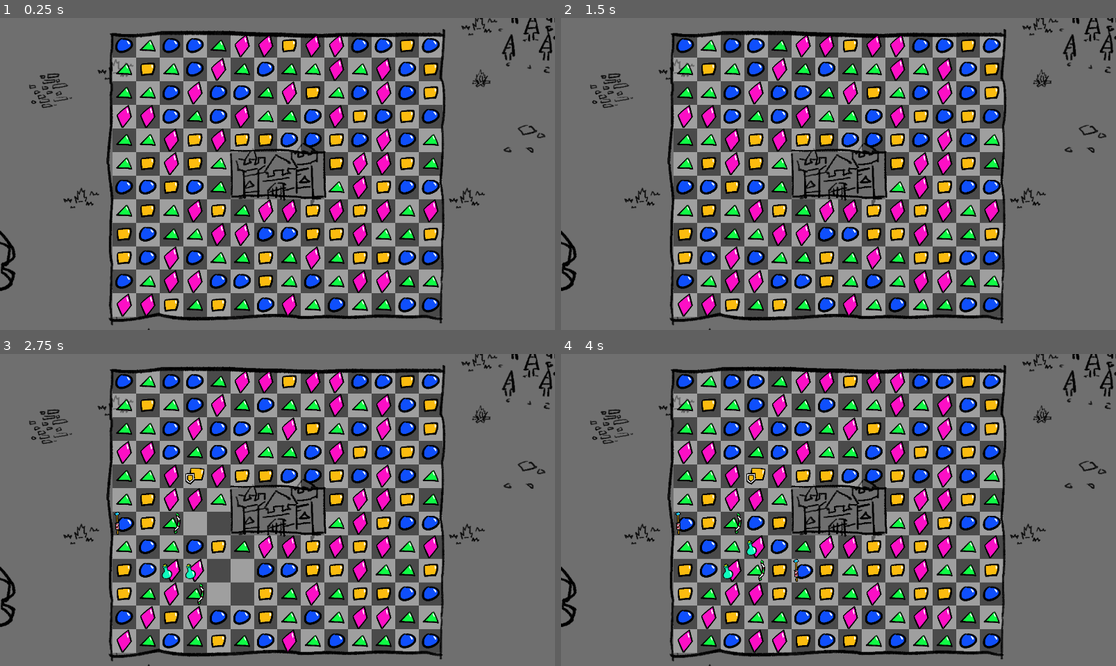
Above: before the commit, frames 1-4 (two rows, left to right).
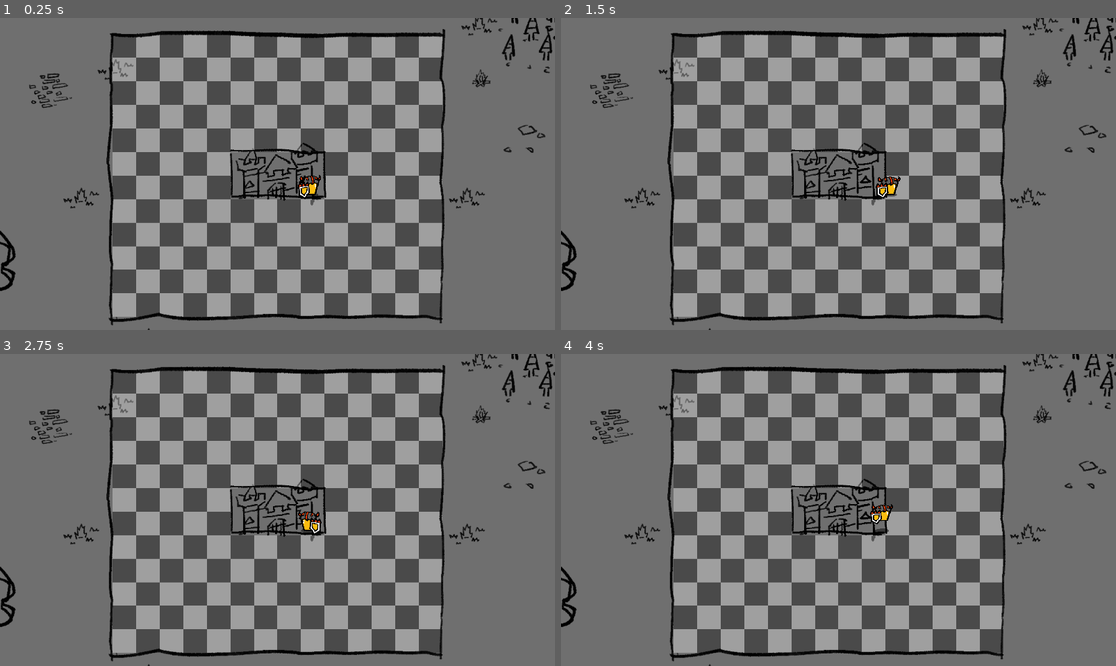
Above: after the commit, the same moments.

Repository: sdotyxz/playground_godot
Game: Godot game, scene res://puzzle_chess/level/main/main.tscn
Same seed, same stepped clock (60 frames per second), same inputs: the game is played once before the commit and once after it.
Inputs (mouse positions are in pixels of both pictures, inside the frame that each line leads up to):
- Up to frame 1 (0.25 s): no input
- Up to frame 2 (1.5 s): tap Enter (ui_accept) at 0.5, 0.77 s; move the mouse to (960, 158) at 0.52 s; hold Right (ui_right) 0.53-1.25 s; tap Z (unit_attack, bound only after the commit) at 0.6 s; click (960, 158) at 0.67 s; drag from (727, 189) to (810, 236) at 1.27 s
- Up to frame 3 (2.75 s): move the mouse to (333, 441) at 2.02 s; hold Left (ui_left) from 2.03 s (still down); tap Z (unit_attack, bound only after the commit) at 2.1 s
- Up to frame 4 (4 s): release Left (ui_left) at 2.75 s; drag from (810, 572) to (672, 463) at 2.77 s; move the mouse to (1005, 556) at 3.52 s; hold Right (ui_right) from 3.53 s (still down); tap Z (unit_attack, bound only after the commit) at 3.6 s; tap Enter (ui_accept) at 3.77 s

The runs differ from the first frame. In frame 1, 16% of the frame differs, in the area x 20-80%, y 5-96%; in frame 2, 16%; in frame 3, 16%; in frame 4, 17%.
Error after the commit: Invalid access of index '2' on a base object of type: 'Array'. (res://puzzle_chess/mecha/match3/match3grid.gd:164)

Commit message:
attack animation

Diff:
--- a/Game/project.godot
+++ b/Game/project.godot
@@ -31,3 +31,8 @@
 "events": [Object(InputEventMouseButton,"resource_local_to_scene":false,"resource_name":"","device":-1,"window_id":0,"a …(258 unchanged characters)…
 ]
 }
+unit_attack={
+"deadzone": 0.5,
+"events": [Object(InputEventKey,"resource_local_to_scene":false,"resource_name":"","device":-1,"window_id":0,"alt_pressed":false,"shift_pressed":false,"ctrl_pressed":false,"meta_pressed":false,"pressed":false,"keycode":0,"physical_keycode":90,"key_label":0,"unicode":122,"echo":false,"script":null)
+]
+}
--- a/Game/puzzle_chess/entity/units/unit/unit.gd
+++ b/Game/puzzle_chess/entity/units/unit/unit.gd
@@ -1,8 +1,10 @@
 extends CharacterBody2D
 
 @onready var animation_player = $AnimationPlayer
+@onready var body_sprite : Sprite2D = $Animation/Body
+@onready var animation : Node2D = $Animation
 
-const SPEED = 300.0
+@export var speed = 300.0
 const JUMP_VELOCITY = -400.0
 
 # Get the gravity from the project settings to be synced with RigidBody nodes.
@@ -10,6 +12,9 @@
 
 
 func _physics_process(delta):
+	if Input.is_action_just_pressed("unit_attack"):
+		animation_player.play("attack")
+
 	# Add the gravity.
 	if not is_on_floor():
 		velocity.y += gravity * delta
@@ -26,17 +31,22 @@
 		animation_player.play("move")
 
 	if direction_x != 0:
-		velocity.x = direction_x * SPEED
+		velocity.x = direction_x * speed
 	else:
-		velocity.x = move_toward(velocity.x, 0, SPEED)
+		velocity.x = move_toward(velocity.x, 0, speed)
 
 	if direction_y != 0:
-		velocity.y = direction_y * SPEED
+		velocity.y = direction_y * speed
 	else:
-		velocity.y = move_toward(velocity.y, 0, SPEED)
+		velocity.y = move_toward(velocity.y, 0, speed)
+
+	if direction_x < 0:
+		animation.scale = Vector2(-1, 1)
+	elif direction_x > 0:
+		animation.scale = Vector2(1, 1)
 
 	move_and_slide()
 
 func _on_animation_player_animation_finished(anim_name):
-	if anim_name == "move":
+	if anim_name == "move" || anim_name == "attack":
 		animation_player.play("idle")
--- a/Game/puzzle_chess/entity/units/unit/unit.tscn
+++ b/Game/puzzle_chess/entity/units/unit/unit.tscn
@@ -1,8 +1,8 @@
-[gd_scene load_steps=9 format=3 uid="uid://cnf1825yddqe"]
+[gd_scene load_steps=10 format=3 uid="uid://cnf1825yddqe"]
 
 [ext_resource type="Texture2D" uid="uid://d4bu4jej67ohc" path="res://puzzle_chess/entity/units/shadow.png" id="1_a46sd"]
 [ext_resource type="Script" path="res://puzzle_chess/entity/units/unit/unit.gd" id="1_ucv56"]
-[ext_resource type="Texture2D" uid="uid://2mexvjrswf4d" path="res://icon.svg" id="2_lh7fd"]
+[ext_resource type="Texture2D" uid="uid://c3b0q7vhlg3rk" path="res://puzzle_chess/entity/dots/dot_square_4.png" id="3_yp4iw"]
 
 [sub_resource type="CircleShape2D" id="CircleShape2D_op2mb"]
 
@@ -43,6 +43,118 @@
 "transitions": PackedFloat32Array(1),
 "update": 0,
 "values": [Vector2(0, 0)]
+}
+tracks/3/type = "value"
+tracks/3/imported = false
+tracks/3/enabled = true
+tracks/3/path = NodePath("Animation/Body:rotation")
+tracks/3/interp = 1
+tracks/3/loop_wrap = true
+tracks/3/keys = {
+"times": PackedFloat32Array(0),
+"transitions": PackedFloat32Array(1),
+"update": 0,
+"values": [0.0]
+}
+tracks/4/type = "value"
+tracks/4/imported = false
+tracks/4/enabled = true
+tracks/4/path = NodePath("Animation/Shadow:position")
+tracks/4/interp = 1
+tracks/4/loop_wrap = true
+tracks/4/keys = {
+"times": PackedFloat32Array(0),
+"transitions": PackedFloat32Array(1),
+"update": 0,
+"values": [Vector2(0, 5)]
+}
+tracks/5/type = "value"
+tracks/5/imported = false
+tracks/5/enabled = true
+tracks/5/path = NodePath("Animation/Shadow:rotation")
+tracks/5/interp = 1
+tracks/5/loop_wrap = true
+tracks/5/keys = {
+"times": PackedFloat32Array(0),
+"transitions": PackedFloat32Array(1),
+"update": 0,
+"values": [0.0]
+}
+
+[sub_resource type="Animation" id="Animation_nvr32"]
+resource_name = "attack"
+step = 0.05
+tracks/0/type = "value"
+tracks/0/imported = false
+tracks/0/enabled = true
+tracks/0/path = NodePath("Animation/Body:position")
+tracks/0/interp = 1
+tracks/0/loop_wrap = true
+tracks/0/keys = {
+"times": PackedFloat32Array(0, 0.2, 0.35, 0.4, 0.45, 0.5),
+"transitions": PackedFloat32Array(1, 1, 1, 1, 1, 1),
+"update": 0,
+"values": [Vector2(0, 0), Vector2(-40, -5.99999), Vector2(-84, 16), Vector2(-32, -14), Vector2(19, -5), Vector2(0, 0)]
+}
+tracks/1/type = "value"
+tracks/1/imported = false
+tracks/1/enabled = true
+tracks/1/path = NodePath("Animation/Body:rotation")
+tracks/1/interp = 1
+tracks/1/loop_wrap = true
+tracks/1/keys = {
+"times": PackedFloat32Array(0, 0.2, 0.35, 0.45, 0.5),
+"transitions": PackedFloat32Array(1, 1, 1, 1, 1),
+"update": 0,
+"values": [0.0, -0.523599, -1.0472, 0.261799, 0.0]
+}
+tracks/2/type = "value"
+tracks/2/imported = false
+tracks/2/enabled = true
+tracks/2/path = NodePath("Animation/Body:scale")
+tracks/2/interp = 1
+tracks/2/loop_wrap = true
+tracks/2/keys = {
+"times": PackedFloat32Array(0, 0.2, 0.35, 0.45, 0.5),
+"transitions": PackedFloat32Array(1, 1, 1, 1, 1),
+"update": 0,
+"values": [Vector2(1, 1), Vector2(0.743, 1.25), Vector2(0.5, 1.5), Vector2(0.9, 1.1), Vector2(1, 1)]
+}
+tracks/3/type = "value"
+tracks/3/imported = false
+tracks/3/enabled = true
+tracks/3/path = NodePath("Animation/Shadow:position")
+tracks/3/interp = 1
+tracks/3/loop_wrap = true
+tracks/3/keys = {
+"times": PackedFloat32Array(0),
+"transitions": PackedFloat32Array(1),
+"update": 0,
+"values": [Vector2(0, 5)]
+}
+tracks/4/type = "value"
+tracks/4/imported = false
+tracks/4/enabled = true
+tracks/4/path = NodePath("Animation/Shadow:rotation")
+tracks/4/interp = 1
+tracks/4/loop_wrap = true
+tracks/4/keys = {
+"times": PackedFloat32Array(0),
+"transitions": PackedFloat32Array(1),
+"update": 0,
+"values": [0.0]
+}
+tracks/5/type = "value"
+tracks/5/imported = false
+tracks/5/enabled = true
+tracks/5/path = NodePath("Animation/Shadow:scale")
+tracks/5/interp = 1
+tracks/5/loop_wrap = true
+tracks/5/keys = {
+"times": PackedFloat32Array(0),
+"transitions": PackedFloat32Array(1),
+"update": 0,
+"values": [Vector2(1, 1)]
 }
 
 [sub_resource type="Animation" id="Animation_ft3ua"]
@@ -129,6 +241,7 @@
 [sub_resource type="AnimationLibrary" id="AnimationLibrary_r3t07"]
 _data = {
 "RESET": SubResource("Animation_w8uqs"),
+"attack": SubResource("Animation_nvr32"),
 "idle": SubResource("Animation_ft3ua"),
 "move": SubResource("Animation_n8ibb")
 }
@@ -148,7 +261,7 @@
 texture = ExtResource("1_a46sd")
 
 [node name="Body" type="Sprite2D" parent="Animation"]
-texture = ExtResource("2_lh7fd")
+texture = ExtResource("3_yp4iw")
 
 [node name="AnimationPlayer" type="AnimationPlayer" parent="."]
 libraries = {
--- a/Game/puzzle_chess/level/main/main.tscn
+++ b/Game/puzzle_chess/level/main/main.tscn
@@ -8,6 +8,7 @@
 [ext_resource type="Script" path="res://puzzle_chess/level/main/match3_tile.gd" id="3_brsbg"]
 [ext_resource type="Texture2D" uid="uid://jaif85gxjw73" path="res://puzzle_chess/level/main/slot64.png" id="3_eoc6h"]
 [ext_resource type="Script" path="res://puzzle_chess/mecha/match3/upgrade_match.gd" id="7_hin58"]
+[ext_resource type="PackedScene" uid="uid://cnf1825yddqe" path="res://puzzle_chess/entity/units/unit/unit.tscn" id="9_0cyka"]
 
 [sub_resource type="TileSetAtlasSource" id="TileSetAtlasSource_8hdmr"]
 texture = ExtResource("3_a5lvu")
@@ -62,3 +63,9 @@
 [node name="Camera2D" type="Camera2D" parent="."]
 offset = Vector2(960, 525)
 zoom = Vector2(1.7, 1.7)
+
+[node name="ChessArea" type="Node2D" parent="."]
+
+[node name="Unit" parent="ChessArea" instance=ExtResource("9_0cyka")]
+scale = Vector2(0.25, 0.25)
+speed = 50.0
--- a/Game/puzzle_chess/mecha/match3/match3grid.gd
+++ b/Game/puzzle_chess/mecha/match3/match3grid.gd
@@ -46,12 +46,12 @@
 
 # Called when the node enters the scene tree for the first time.
 func _ready():
-	state = State.move
-	setup_timer()
-	randomize()
-	all_dots = make_2d_array()
-	spawn_dots()
-	find_all_matches()
+	# state = State.move
+	# setup_timer()
+	# randomize()
+	# all_dots = make_2d_array()
+	# spawn_dots()
+	# find_all_matches()
 	pass
 
 # setup timer
Not shown: 1 places in Game/puzzle_chess/level/main/main.tscn that only renumber resources
